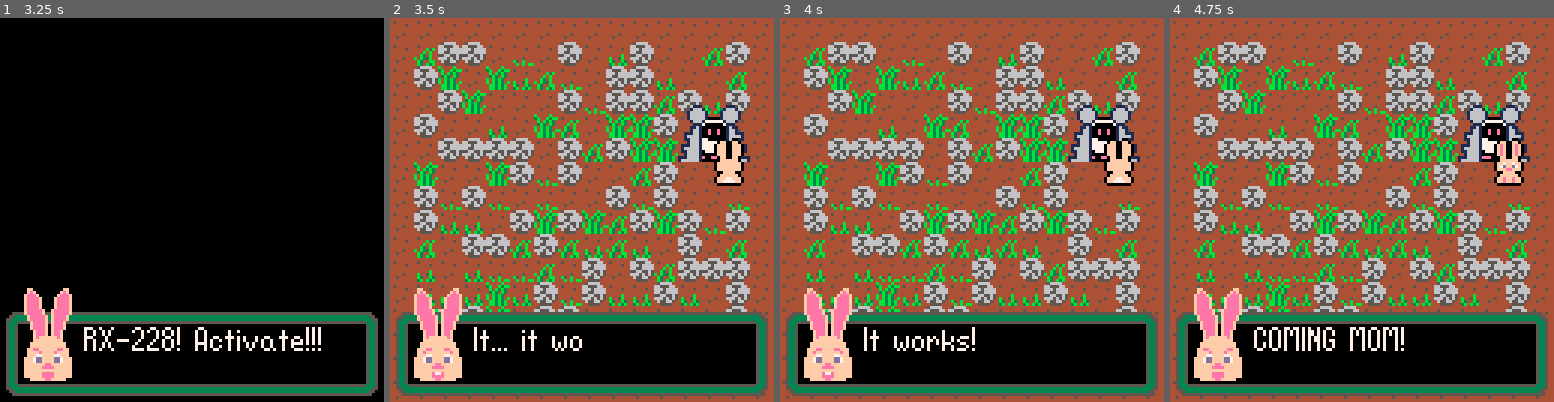
Above: before the commit, frames 1-4 (left to right).
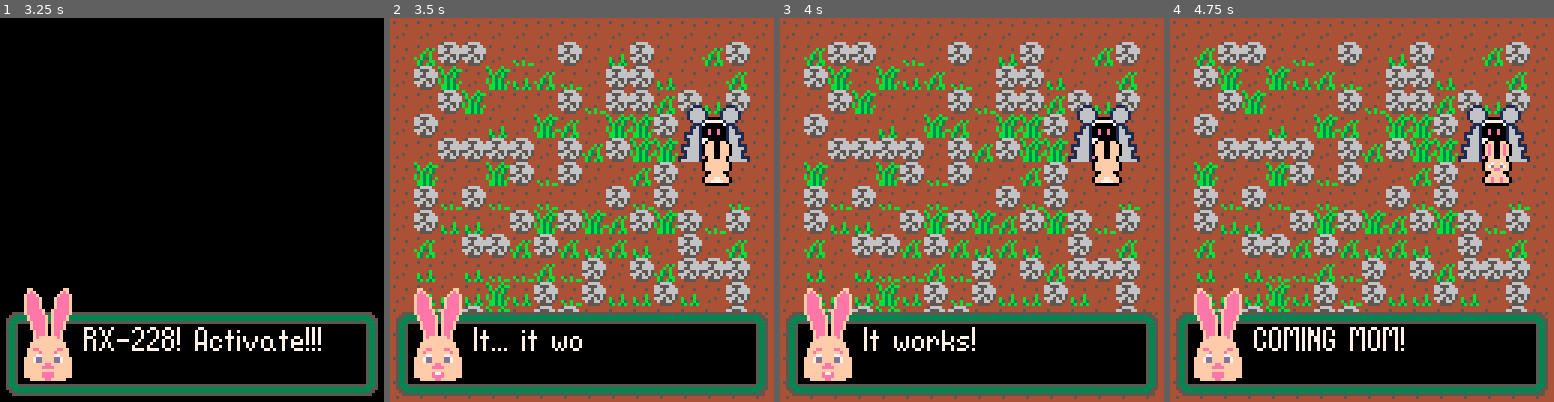
Above: after the commit, the same moments.

Repository: DeCarabas/pico_carts
Game: PICO-8 cartridge robo.p8
Same seed, same stepped clock (60 frames per second), same inputs: the game is played once before the commit and once after it.
Inputs:
- Up to frame 1 (3.25 s): tap X (X key) at 0.33, 1.07, 1.85, 2.97 s; tap O (Z key) at 0.7, 1.7, 2.1, 2.5, 2.9 s; hold Right 1.6-2.1 s; hold Up 2.15-2.42 s; hold Right 2.47-3.03 s; hold Left from 3.08 s (still down)
- Up to frame 2 (3.5 s): keep holding Left; tap O (Z key) at 3.3 s
- Up to frame 3 (4 s): release Left at 3.58 s; hold Down 3.63-3.97 s; tap O (Z key) at 3.7 s
- Up to frame 4 (4.75 s): hold Right 4.02-4.68 s; tap X (X key) at 4.08 s; tap O (Z key) at 4.1, 4.5 s; hold Up from 4.73 s (still down)

Frame 1 is identical in both runs. In frame 2, 0.9% of the frame differs, in the area x 81-93%, y 31-44%; in frame 3, 0.9%; in frame 4, 1.0%.

Commit message:
Penny's coords are tile coords

Diff:
--- a/robo.p8
+++ b/robo.p8
@@ -396,7 +396,7 @@
    elseif chapter==3 then
       start_ch3()
    else
-      penny:show(128,128,0)
+      penny:show(16,16,0)
    end
 
    return true
@@ -1120,7 +1120,7 @@
    }
    if penny.y~=nil then
       add(draws, {draw_penny,"pny"})
-      add(ys, penny.y)
+      add(ys, penny.y*8+4)
    end
    for f in all(flowers) do
       add(draws, {draw_flower,f})
@@ -1633,7 +1633,7 @@
    {
       pre=function()
          cls(0)
-         penny:show(base_x*8+4,base_y*8+16,0)
+         penny:show(base_x,base_y+2,0)
          blank_screen=true
       end,
       "Penny?",
@@ -1703,7 +1703,7 @@
    {
       pre=function()
          cls(0)
-         penny:show(base_x*8+4,base_y*8+16,0)
+         penny:show(base_x,base_y+2,0)
          blank_screen = true
 
          -- ♪: set the chapter early
@@ -1838,7 +1838,7 @@
          -- :todo: a little bit between when she leaves and when
          --        she comes back?
 
-         penny:show(128, (py*8)+16, 2)
+         penny:show(16, py+2, 2)
          penny:run_to(px*8+4, penny.y)
          penny:show(penny.x, penny.y, 0)
       end,
@@ -1898,7 +1898,7 @@
          old_penny_visible = penny:visible()
 
          cls(0)
-         penny:show(base_x*8+4, base_y*8+16, 0)
+         penny:show(base_x, base_y+2, 0)
          blank_screen=true
       end,
 
@@ -2099,8 +2099,8 @@
       palt(12, true)
       sspr(
          sx,sy,sw,sh,
-         self.x,---(sw/2),
-         self.y-16,
+         self.x*8,---(sw/2),
+         self.y*8-16,
          sw,sh,
          f)
       palt()
@@ -2152,7 +2152,7 @@
       end
 
       local ox,oy=self.x,self.y
-      local dist = (sin(t) + 1) * 3
+      local dist = (sin(t) + 1) * 0.375
       local dx,dy=tx-self.x,ty-self.y
       local dlen=dist / sqrt(dx*dx+dy*dy)
       dx *= dlen dy *= dlen
@@ -2167,7 +2167,7 @@
 
 function penny:leave()
    if self.y ~= nil then
-      self:run_to(136, self.y)
+      self:run_to(16, self.y)
    end
 end
 
@@ -2182,12 +2182,12 @@
 
 function penny:wander_around()
    while hour >= 8 and hour <= 18 do
-      local dst = flr(rnd() * 16)
+      local dst = flr(rnd(16))
       local tx, ty = self.x, self.y
       if rnd() >= 0.5 then
-         tx=dst * 8
+         tx=dst
       else
-         ty=dst * 8
+         ty=dst
       end
       tx = mid(8,tx,111)
       ty = mid(8,ty,111)
@@ -2236,8 +2236,8 @@
 
 function penny:visible()
    return self.x ~= nil and self.y ~= nil and
-      self.x >= 0 and self.x < 128 and
-      self.y >= 0 and self.y < 128
+      self.x >= 0 and self.x < 16 and
+      self.y >= 0 and self.y < 16
 end
 
 -->8
